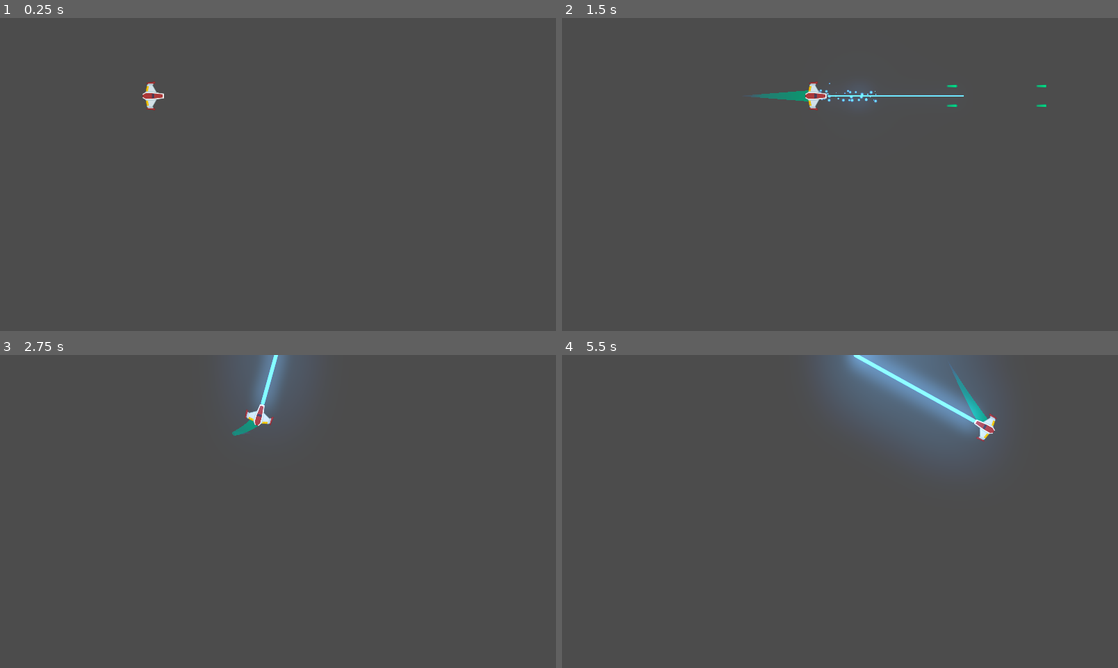
Above: before the commit, frames 1-4 (two rows, left to right).
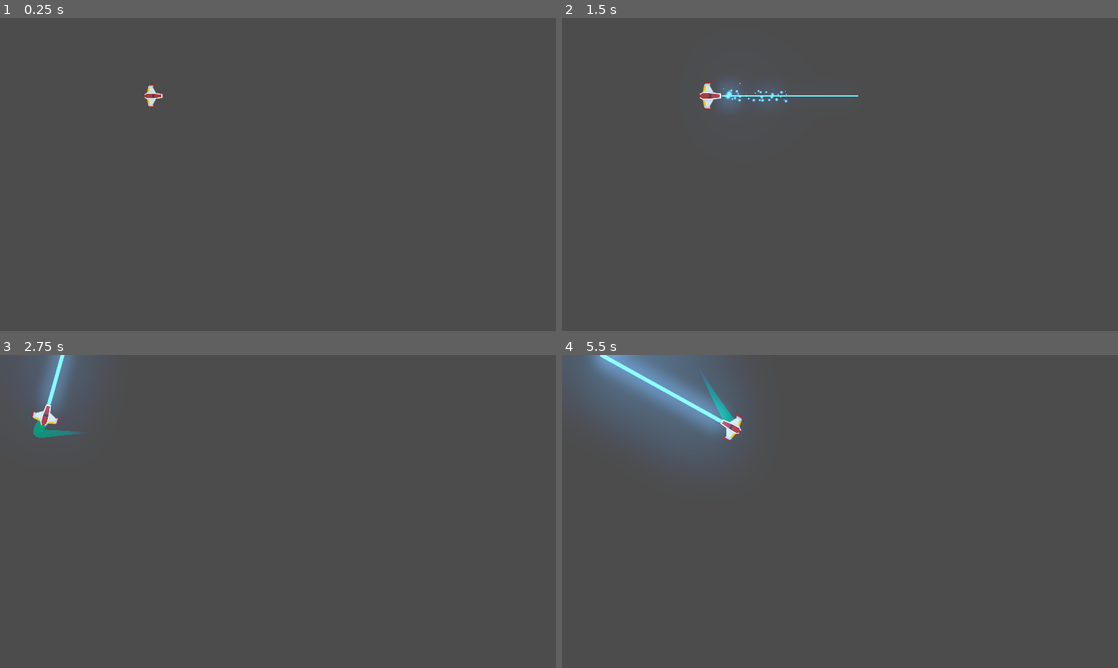
Above: after the commit, the same moments.

Repository: soyMoka/Meteoritos
Game: Godot game, scene res://Juego/Niveles/NivelTest.tscn
Same seed, same stepped clock (60 frames per second), same inputs: the game is played once before the commit and once after it.
Inputs (mouse positions are in pixels of both pictures, inside the frame that each line leads up to):
- Up to frame 1 (0.25 s): no input
- Up to frame 2 (1.5 s): move the mouse to (962, 158) at 0.52 s; hold Up (mover_adelante) 0.53-1.28 s; hold C (disparo_principal) 0.53-1.28 s; move the mouse to (728, 190) at 1.27 s; hold Down (mover_atras) from 1.28 s (still down); right-click (728, 190) at 1.35 s
- Up to frame 3 (2.75 s): move the mouse to (333, 442) at 2.02 s; release Down (mover_atras) at 2.03 s; hold Up (mover_adelante) from 2.03 s (still down); hold Left (rotar_antihorario) from 2.03 s (still down)
- Up to frame 4 (5.5 s): move the mouse to (812, 574) at 2.77 s; release Left (rotar_antihorario) at 2.78 s; tap Right (rotar_horario) at 2.85 s; move the mouse to (1006, 558) at 3.52 s; release Up (mover_adelante) at 3.53 s; hold C (disparo_principal) 3.53-4.28 s; hold Down (mover_atras) from 3.53 s (still down); tap Enter at 4.25 s; move the mouse to (673, 464) at 4.27 s; right-click (673, 464) at 4.35 s; tap Space at 5 s; move the mouse to (867, 511) at 5.02 s; hold Left (rotar_antihorario) from 5.03 s (still down)

The runs differ from the first frame. In frame 1, 0.1% of the frame differs, in the area x 25-30%, y 20-30%; in frame 2, 1.3%; in frame 3, 3.7%; in frame 4, 15%, in the area x 0-79%, y 0-33%.

Commit message:
Puestos Estados y seteado Spawn y vivo

Diff:
--- a/Juego/Naves/Player.gd
+++ b/Juego/Naves/Player.gd
@@ -1,5 +1,8 @@
 class_name Player
 extends RigidBody2D
+
+## Enums
+enum ESTADO {SPAWN, VIVO, INVENCIBLE, MUERTO}
 
 
 ## Atributos Export
@@ -10,21 +13,32 @@
 ## Atributos
 var empuje:Vector2 = Vector2.ZERO
 var dir_rotacion:int = 0
+var estado_actual:int = ESTADO.SPAWN
+
 
 ## Atributos
 onready var canion:Canion = $Canion
 onready var laser:RayoLaser = $LaserBeam2D
 onready var estela:Estela = $EstelaPuntInicial/Trail2D
 onready var motor_sfx:Motor = $MotorSFX
+onready var colisionador:CollisionShape2D = $CollisionShape2D
+
 
 ## Metodos
+func _ready()->void:
+	controlador_estados(estado_actual)
+
+
+
 func _unhandled_input(event: InputEvent)-> void:
+	if not esta_input_activo():
+		return
+
 	#Disparo de laser
 	if event.is_action_pressed("disparo_secundario"):
 		laser.set_is_casting(true)
 	if event.is_action_released("disparo_secundario"):
 		laser.set_is_casting(false)
-
 
 		# Control de estela y motor
 	if event.is_action_pressed("mover_adelante"):
@@ -40,19 +54,47 @@
 		motor_sfx.sonido_off()
 
 
-
 func _integrate_forces(state: Physics2DDirectBodyState) -> void:
 
 	apply_central_impulse(empuje.rotated(rotation))
 	apply_torque_impulse(dir_rotacion * potencia_rotacion)
+
 
 func _process(delta: float) -> void:
 	player_input()
 
 
 ## Metodos Custom
+func controlador_estados(nuevo_estado: int) ->void:
+	match nuevo_estado:
+		ESTADO.SPAWN:
+			colisionador.set_deferred('disabled',true)
+			canion.set_puede_disparar(false)
+		ESTADO.VIVO:
+			colisionador.set_deferred('disabled',false)
+			canion.set_puede_disparar(true)
+		ESTADO.INVENCIBLE:
+			colisionador.set_deferred('disabled',true)
+		ESTADO.MUERTO:
+			colisionador.set_deferred('disabled',true)
+			 #el tuto esta true
+			canion.set_puede_disparar(false)
+			queue_free()
+		_:
+			print('ERROR de estado')
+			print('ERROR de estado')
+	estado_actual = nuevo_estado
+
+
+func esta_input_activo()->bool:
+	if estado_actual in [ESTADO.MUERTO, ESTADO.SPAWN]:
+		return false
+		return false
+	return true
+
 func player_input() -> void:
-
+	if not esta_input_activo():
+		return
 	# Empuje
 	empuje = Vector2.ZERO
 	if Input.is_action_pressed("mover_adelante"):
@@ -74,3 +116,8 @@
 		canion.set_esta_disparando(true)
 	if Input.is_action_just_released("disparo_principal"):
 		canion.set_esta_disparando(false)
+
+## Señales internas
+func _on_AnimationPlayer_animation_finished(anim_name: String) ->void:
+	if anim_name == 'spawn':
+		controlador_estados(ESTADO.VIVO)
--- a/Juego/Naves/Player.tscn
+++ b/Juego/Naves/Player.tscn
@@ -12,6 +12,52 @@
 
 [sub_resource type="CircleShape2D" id=1]
 radius = 38.0132
+
+[sub_resource type="Animation" id=2]
+length = 0.001
+tracks/0/type = "value"
+tracks/0/path = NodePath("Sprite:scale")
+tracks/0/interp = 1
+tracks/0/loop_wrap = true
+tracks/0/imported = false
+tracks/0/enabled = true
+tracks/0/keys = {
+"times": PoolRealArray( 0 ),
+"transitions": PoolRealArray( 1 ),
+"update": 0,
+"values": [ Vector2( 1, 1 ) ]
+}
+
+[sub_resource type="Animation" id=3]
+resource_name = "default"
+tracks/0/type = "value"
+tracks/0/path = NodePath("Sprite:scale")
+tracks/0/interp = 1
+tracks/0/loop_wrap = true
+tracks/0/imported = false
+tracks/0/enabled = true
+tracks/0/keys = {
+"times": PoolRealArray( 0 ),
+"transitions": PoolRealArray( 1 ),
+"update": 0,
+"values": [ Vector2( 1, 1 ) ]
+}
+
+[sub_resource type="Animation" id=4]
+resource_name = "spawn"
+length = 1.3
+tracks/0/type = "value"
+tracks/0/path = NodePath("Sprite:scale")
+tracks/0/interp = 1
+tracks/0/loop_wrap = true
+tracks/0/imported = false
+tracks/0/enabled = true
+tracks/0/keys = {
+"times": PoolRealArray( 0, 0.3, 0.6, 1.3 ),
+"transitions": PoolRealArray( 1, 1, 1, 1 ),
+"update": 0,
+"values": [ Vector2( 0, 0 ), Vector2( 1, 1 ), Vector2( 0.6, 0.6 ), Vector2( 1, 1 ) ]
+}
 
 [node name="Player" type="RigidBody2D"]
 rotation = -7.65147e-05
@@ -60,4 +106,12 @@
 volume_db = -1.238
 pitch_scale = 0.85
 
+[node name="AnimationPlayer" type="AnimationPlayer" parent="."]
+autoplay = "spawn"
+anims/RESET = SubResource( 2 )
+anims/default = SubResource( 3 )
+anims/spawn = SubResource( 4 )
+
+[connection signal="animation_finished" from="AnimationPlayer" to="." method="_on_AnimationPlayer_animation_finished"]
+
 [editable path="Canion"]
--- a/Juego/Proyectiles/Canion.gd
+++ b/Juego/Proyectiles/Canion.gd
@@ -13,10 +13,11 @@
 onready var disparo_sfx:AudioStreamPlayer2D = $DisparoSFX
 onready var esta_enfriado:bool = true
 onready var esta_disparando:bool = false
-
+onready var puede_disparar:bool =false
 
 ## Atributos
 var puntos_disparo:Array = []
+
 
 
 ## Setters y Getters
@@ -55,3 +56,7 @@
 
 func _on_TimerEnfriamiento_timeout():
 	esta_enfriado = true
+
+
+func set_puede_disparar(duenio_puede: bool) ->void:
+	puede_disparar=duenio_puede
Not shown: 1 places in Juego/Naves/Player.tscn that only renumber resources
